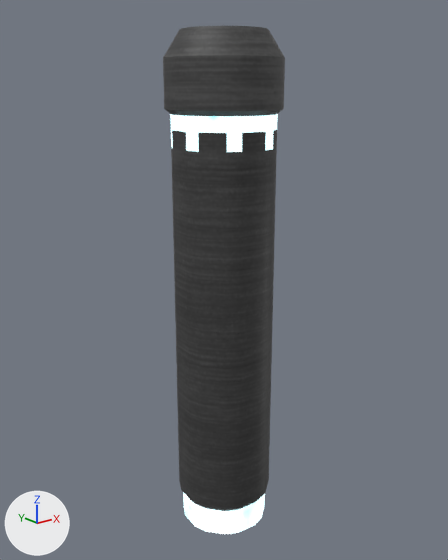
The glTF model public/models/props/propFenceSmall.glb: old version first, new version second.
One viewpoint serves both versions: a 50 mm camera at (-0.732, -0.924, 0.382) aimed at (0.011, 0.005, 0.011). Lighting does not change. The marker at lower left points along +X, +Y and +Z. The older version comes first.

The first picture shows 'PF_Generic_FenceCap (9).002_M_Emissive_Engineering.017_0', 'propFenceSmall'.
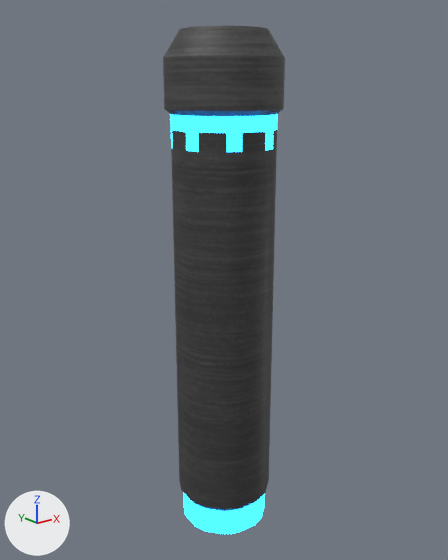
Commit message: bluish fences

Pixel boxes (x1, y1, x2, y2) of what changed, in the pictures (448 x 560 px):
'PF_Generic_FenceCap (9).002_M_Emissive_Engineering.017_0', recoloured
    both: (170, 114, 278, 534)

What the commit changed:
Material 'M_Emissive_Engineering.002' (mat_m_emissive_engineering_002) is new.
Its base color is (0.0, 0.0, 0.0) (black #000000).
Its metallic is 1.0.
Its roughness is 1.0.
Its emission color is (0.00982, 0.302, 1.0) (blue #1995ff).
Its emission strength is 10.0.
me_pf_generic_fencecap__9__002_m_emissive_engineering_017_0 has 80 vertices, 80 faces and spans x -0.093..0.102, y -0.1..0.094, z -0.518..0.333.
me_pf_generic_fencecap__9__002_m_emissive_engineering_017_0 no longer uses material mat_m_emissive_engineering_001.
me_pf_generic_fencecap__9__002_m_emissive_engineering_017_0 gains material mat_m_emissive_engineering_002 (black #000000, glowing blue #1995ff).
